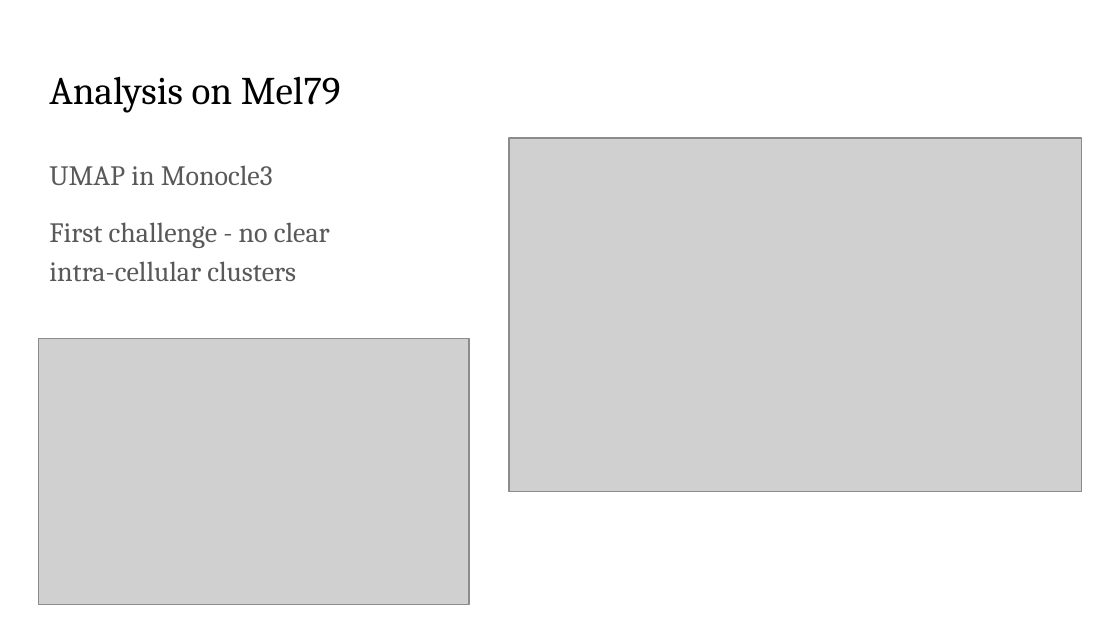
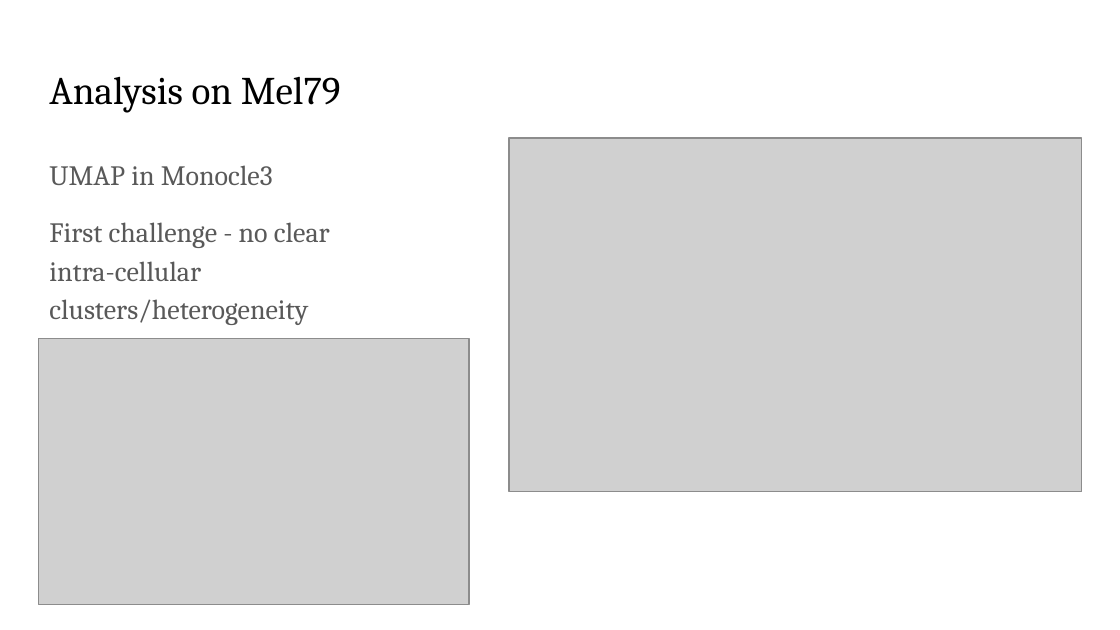
Before and after one commit to young-sudo/MBS-Labs, a slide deck: slide 24 of msb_project/presentations/project_prezi.pptx. Drawn at 1120x630 pixels with LibreOffice and Linux fonts; fonts in the diff are those of the drawing; grey boxes stand for pictures. Boxes give left, top, right and bottom in pixels: in the first picture for what was removed or moved away, otherwise in the second. Text is boxed around its words. In the diff, an @@ line names an element or a change of style, - is before the commit and + after.

```diff
--- a/msb_project/presentations/project_prezi.pptx
+++ b/msb_project/presentations/project_prezi.pptx
@@ text at (x1=49, y1=222, x2=330, y2=325): text changed @@
-First challenge - no clear intra-cellular clusters
+First challenge - no clear intra-cellular clusters/heterogeneity
```
Also in this commit, not shown: 2 other slides changed, 1 other file.
